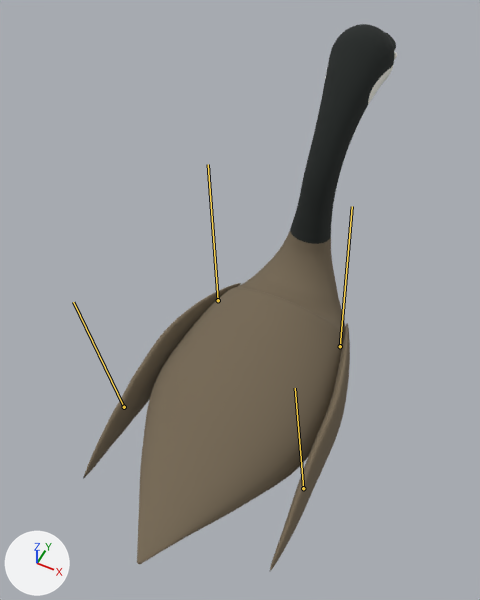
One commit to the glTF model assets/characters/goose/models/canada-goose.glb: the scene before it, then after it.
Rendered twice from a 50 mm lens placed at (0.423, -1.024, 1.706), pointed at (-0.074, -0.03, 0.463). The axes (+X, +Y, +Z) are drawn at lower left. The lights are the same throughout. The picture after the commit comes second. Both versions are drawn at frame 3 of the action 'wing_flutter'; the numbers are the values there. The bones that change are drawn over the model as lines.

In view in the first picture: 'goose-left-wing', 'goose-right-wing', 'goose-shell'.
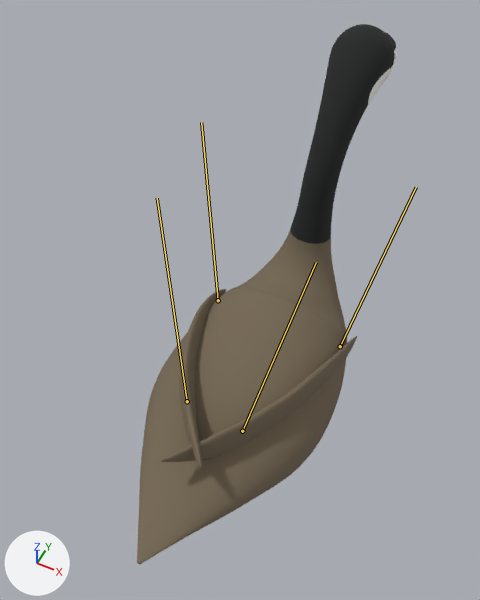
Location of each change, (x1, y1, x2, y2) in pixels of the pictures (480 x 600 px):
'goose-right-wing', posed (140% wider, 49% shorter): before (269, 323, 350, 572); after (161, 336, 357, 462)
'goose-left-wing', posed (70% narrower, 8% shorter): before (83, 283, 241, 479); after (180, 289, 226, 470)
bone 'left_wing', root to tip: before (218, 300) to (208, 164); after (218, 300) to (201, 122)
bone 'left_wing_tip', root to tip: before (124, 407) to (73, 302); after (187, 401) to (157, 198)
bone 'right_wing', root to tip: before (340, 346) to (352, 206); after (340, 346) to (416, 187)
bone 'right_wing_tip', root to tip: before (303, 488) to (295, 388); after (242, 431) to (316, 262)

What the commit changed:
Bone 'left_wing' (bone_left_wing) turns from (6, -9, -3) to (-13, 19, 6) degrees about its own x, y and z.
Bone 'left_wing_tip' (bone_left_wing_tip) turns from (4, -8, -2) to (-2, 4, 1) degrees about its own x, y and z.
Bone 'right_wing' (bone_right_wing) turns from (5, 8, 3) to (-11, -17, -6) degrees about its own x, y and z.
Bone 'right_wing_tip' (bone_right_wing_tip) turns from (4, 8, 2) to (-2, -4, -1) degrees about its own x, y and z.
